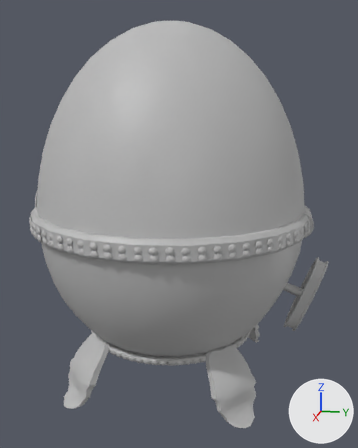
The FBX model MayaProjects/AntiqueShop/FBXFiles/MusicBoxPosed.fbx, before and after one commit.
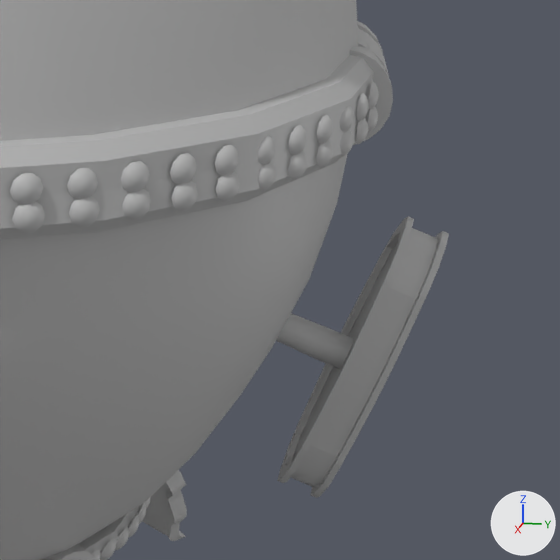
Old and new are each drawn whole from a 50 mm camera at (0.0502, 0.0109, 0.0297) aimed at (0.0003, 0.0009, 0.0172) and again close up on the part from 59% to 100% of the width and 45% to 78% of the height. The lights are fixed; the arrows at lower right show +X, +Y and +Z. Where no turn or scale is listed for an object, it has been applied to the vertices.

In view in the first close-up: 'BottomRivets', 'Hinge', 'MiddleRivets', 'MusicBox', 'Stand', 'Top', 'TopRivets', 'Turn', 'Turncylinder'.
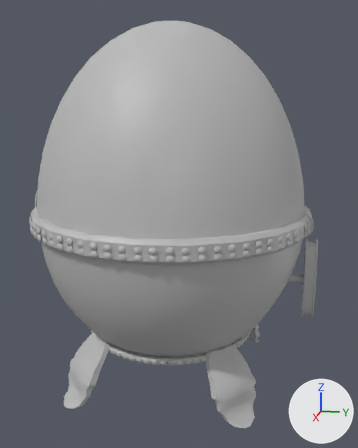
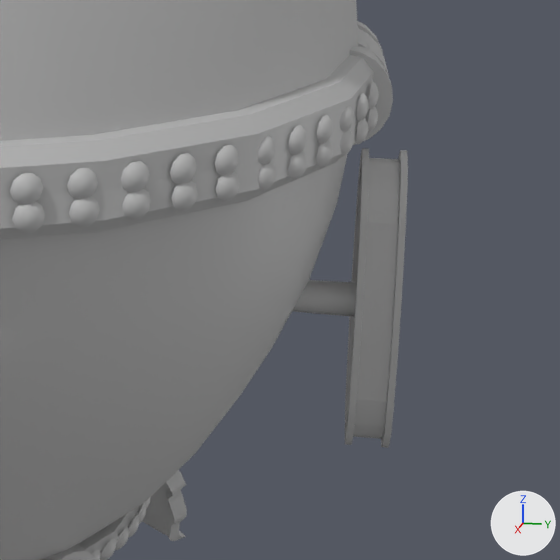
Where the newer file only moved an object's origin or applied its transform, the numbers keep the older frame.

Boxes (x1, y1, x2, y2) around the edits, measured in the close-ups (560 x 560 px):
'Turn', mesh turned, moved: before (277, 217, 449, 498); after (345, 148, 408, 448)
'Turncylinder', mesh turned: before (276, 313, 354, 369); after (292, 280, 357, 316)

The change, as a diff of the scene's bpy script:
```diff
--- a/MayaProjects/AntiqueShop/FBXFiles/MusicBoxPosed.fbx.py
+++ b/MayaProjects/AntiqueShop/FBXFiles/MusicBoxPosed.fbx.py
@@ me_mesh_010 @@
 me_mesh_010.from_pydata(...)  # 278 vertices, 276 faces; spans x -0.00127..0.00127, y 0.00255..0.00668, z -0.00592..0.00247
 # used by ob_turn; location = (0.0, 0.00967, 0.0119)
+# me_mesh_010 part 2: the whole mesh is turned 21.1 degrees about the x axis through its middle, then moved by (0.0, 0.00048, 0.00178)
 me_mesh_010.materials.append(mat_baseandturner)
@@ me_mesh_011 @@
 me_mesh_011.from_pydata(...)  # 122 vertices, 140 faces; spans x -0.00047..0.00047, y -0.0025..0.00254, z -0.01409..-0.01151
 # used by ob_turncylinder; location = (0.0, 0.012, 0.02379)
+# me_mesh_011 part 1: the whole mesh is turned 21.1 degrees about the x axis through its middle, then moved by (0.0, 0.00013, 0.00088)
 me_mesh_011.materials.append(mat_baseandturner)
@@ ob_turn @@
 ob_turn = bpy.data.objects.new('Turn', me_mesh_010)
-ob_turn.location = (0.0, 0.00967, 0.0119)
+ob_turn.location = (0.0, 0.00946, 0.01187)
```
